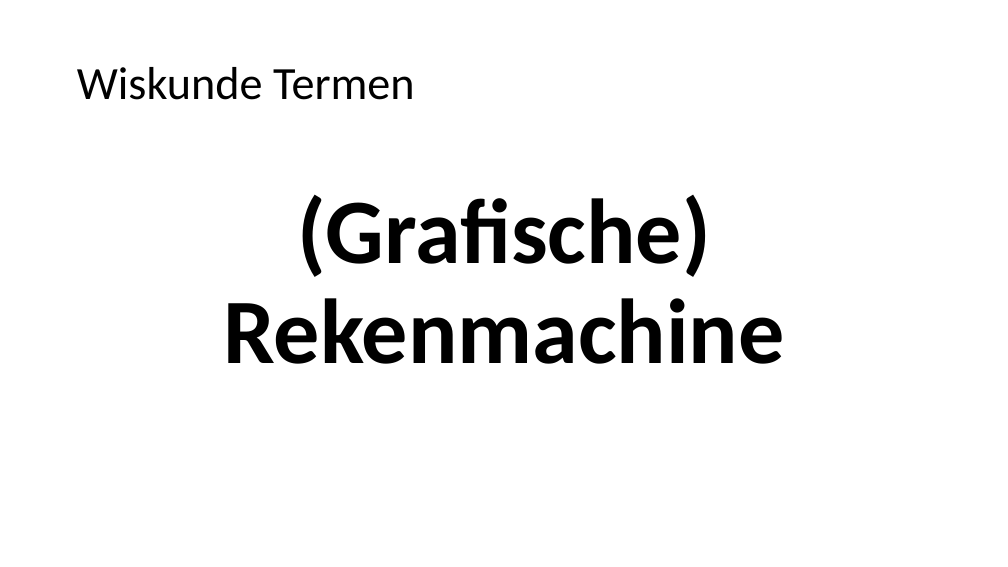
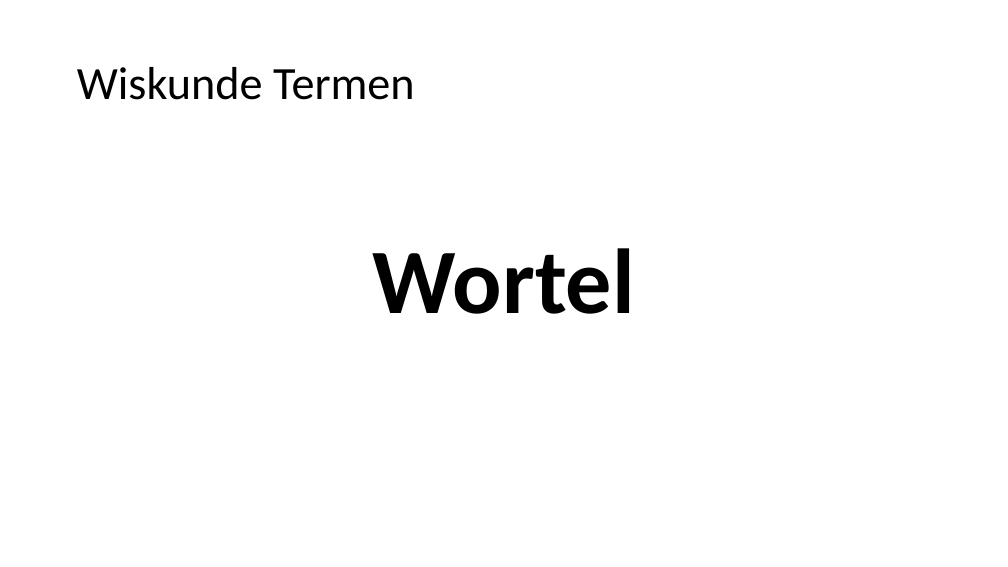
Before and after one commit to heinvinkel/wiskundetermen, a slide deck: slide 1 of getallen en variabelen/AAAAGetallen en variabelen.pptx. Drawn at 1008x567 pixels with LibreOffice and Linux fonts; fonts in the diff are those of the drawing. Boxes give left, top, right and bottom in pixels: in the first picture for what was removed or moved away, otherwise in the second. Text is boxed around its words. In the diff, an @@ line names an element or a change of style, - is before the commit and + after.

```diff
--- a/getallen en variabelen/AAAAGetallen en variabelen.pptx
+++ b/getallen en variabelen/AAAAGetallen en variabelen.pptx
@@ text at bbox=[373, 248, 635, 314]: text changed @@
-(Grafische) Rekenmachine
+Wortel
```
Also in this commit, not shown: 5 slides added, 2 slides removed, 4 other files.
